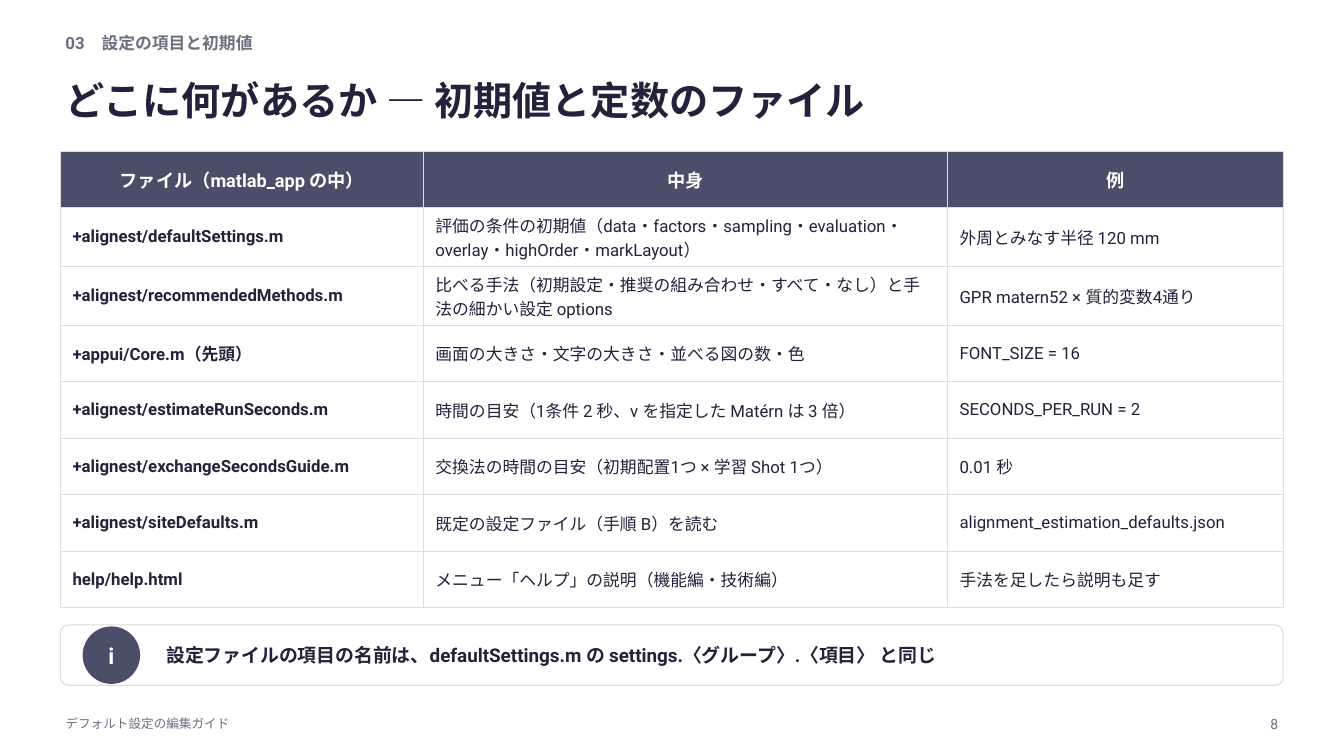
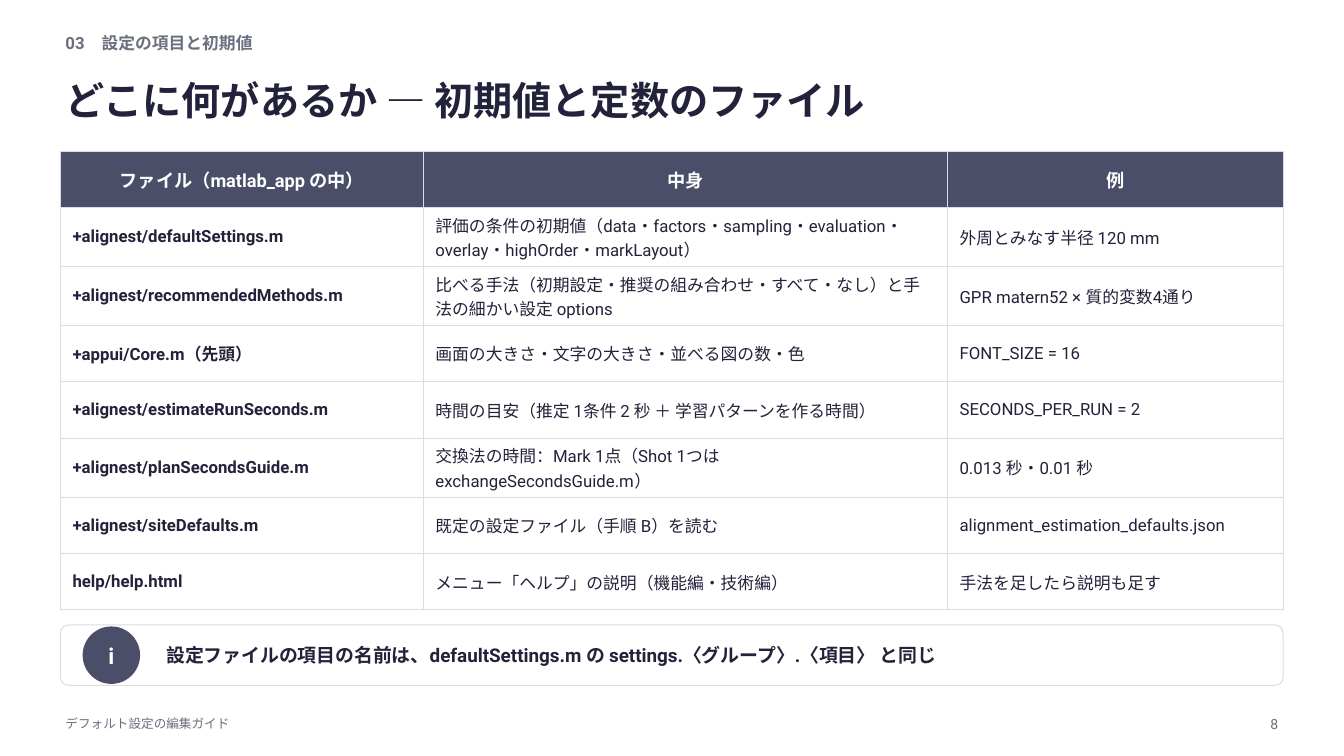
Before and after one commit to rsakamoto-0824/alignment-estimation-benchmark, a slide deck: slide 8 of matlab_app/docs/defaults_guide/デフォルト設定の編集ガイド.pptx. Drawn at 1344x756 pixels with LibreOffice and Linux fonts; fonts in the diff are those of the drawing. Boxes give left, top, right and bottom in pixels: in the first picture for what was removed or moved away, otherwise in the second. Text is boxed around its words. In the diff, an @@ line names an element or a change of style, - is before the commit and + after.

```diff
--- a/matlab_app/docs/defaults_guide/デフォルト設定の編集ガイド.pptx
+++ b/matlab_app/docs/defaults_guide/デフォルト設定の編集ガイド.pptx
@@ table at [60, 151, 1284, 603] @@
-row 5, column 2: 時間の目安（1条件 2 秒、ν を指定した Matérn は 3 倍）
+row 5, column 2: 時間の目安（推定 1条件 2 秒 ＋ 学習パターンを作る時間）
-row 6: +alignest/exchangeSecondsGuide.m | 交換法の時間の目安（初期配置1つ × 学習 Shot 1つ） | 0.01 秒
+row 6: +alignest/planSecondsGuide.m | 交換法の時間：Mark 1点（Shot 1つは exchangeSecondsGuide.m） | 0.013 秒・0.01 秒
```
Also in this commit, not shown: 6 other slides changed, 55 other files.
